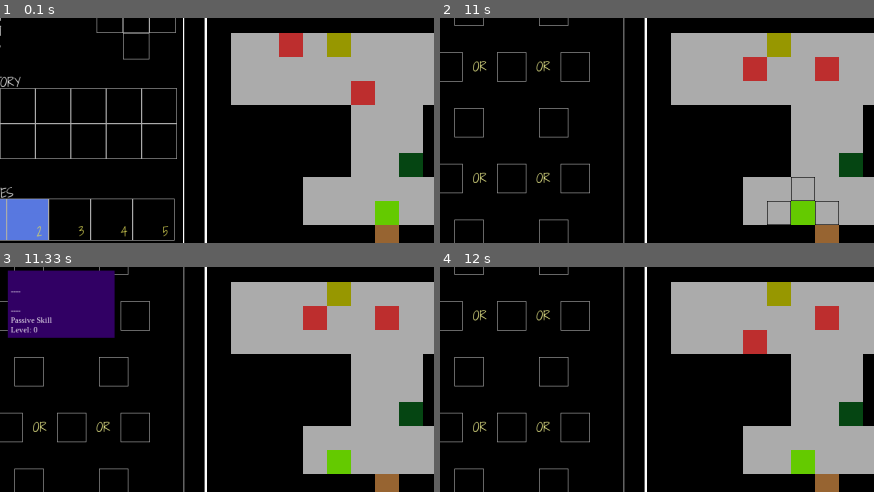
Above: before the commit, frames 1-4 (two rows, left to right).
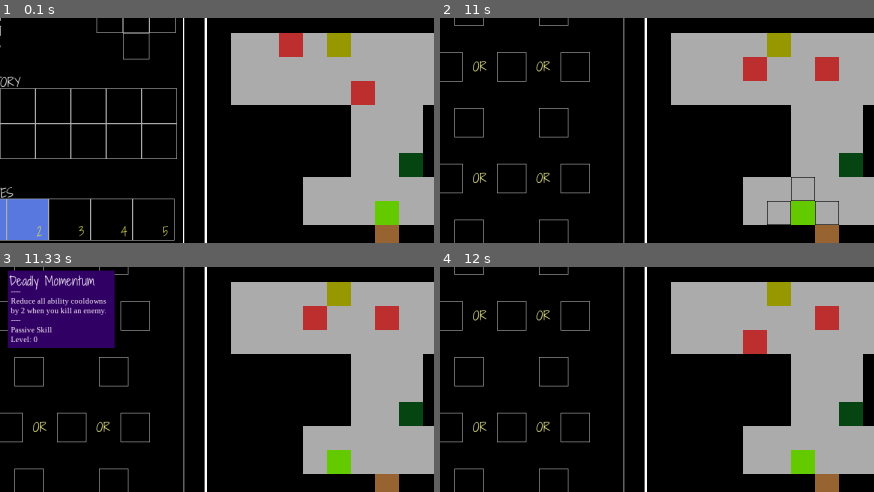
Above: after the commit, the same moments.

Repository: sohraub/untitled_pygame
Game: pygame game, started from main.py
The game is run twice, just before and just after one commit, with the same random seed, the same clock (stepped at 60 frames per second) and the same inputs.
Inputs (mouse positions are % of the whole screen's width and height, from its top left):
- Up to frame 1 (0.1 s): no input
- Up to frame 2 (11 s): hold Left 0.33-0.87 s; hold Down 0.9-1.2 s; tap 2 at 1.05, 2.15 s; click (47, 73) at 1.33 s; click (14, 50) at 1.72 s; hold Left 2-2.4 s; hold Up 2.43-2.8 s; tap T at 2.58, 4.02, 5.28, 6.45, 7.85, 10.05 s; hold Right 2.83-3.47 s; tap 1 at 2.98, 4.42, 5.78, 6.95, 8.18, 9.32, 10.72 s; click (14, 50) at 3.62 s; hold Down 3.87-4.23 s; hold Left 4.27-4.73 s; click (16, 64) at 4.88 s; hold Right 5.13-5.6 s; hold Up 5.63-5.93 s; move the mouse to (88, 84) at 5.97 s; click (88, 84) at 6.07 s; hold Right 6.3-6.77 s; hold Left 6.8-7.33 s; click (24, 74) at 7.47 s; hold Down 7.7-8 s; hold Left 8.03-8.43 s; click (87, 62) at 8.58 s; click (19, 30) at 8.88 s; hold Up 9.17-9.53 s; move the mouse to (13, 74) at 9.57 s; click (13, 74) at 9.67 s; hold Right 9.9-10.53 s; hold Down 10.57-10.93 s; move the mouse to (19, 54) at 10.97 s
- Up to frame 3 (11.33 s): click (19, 54) at 11.07 s; hold Left from 11.3 s (still down)
- Up to frame 4 (12 s): tap T at 11.45 s; release Left at 11.77 s; hold Right from 11.8 s (still down); tap 1 at 11.95 s
The pictures show only the part of the screen within x 5-55%, y 29-79%; the shares and areas given below are measured in that part.

Frames 1-2 are identical in both runs. In frame 3, 2.6% of the frame differs, in the area x 1-27%, y 3-36%; in frame 4, nothing differs.

Commit message:
added some flavour text to the existing enemies, modified the logic to render that text to work with the parse_description() function, and also finally adjusted the position of the initial window

Diff:
--- a/element_lists/enemy_list.py
+++ b/element_lists/enemy_list.py
@@ -11,12 +11,16 @@
 
 
 large_rat = Enemy(display_name='Large Rat', name='large_rat',
-                  attributes={'str':5, 'dex':2, 'int': 1, 'end':3, 'vit':5, 'wis':1})
+                  attributes={'str':5, 'dex':2, 'int': 1, 'end':3, 'vit':5, 'wis':1,},
+                  flavour_text='Not used to seeing rats this big. The smell of decay and the patchiness of its fur '
+                               'suggests some kind of disease.')
 
-zombie = Enemy(display_name='Zombie', name='zombie',
-               attributes={'str':6, 'dex':3, 'int':2, 'end':3, 'vit':6, 'wis':2})
+skeleton = Enemy(display_name='Skeleton', name='skeleton',
+                 attributes={'str':6, 'dex':3, 'int':2, 'end':3, 'vit':6, 'wis':2},
+                 flavour_text="The stories you've heard don't do the real thing any justice. Rotten pieces of meat "
+                              "are visible and pungent, still attached to the bone.")
 
 
 # Enemies will be grouped by tier, and when enemies are generated, the Game class will pull randomly
 # from the appropriately-tiered list.
-tier_1 = [large_rat, zombie]
+tier_1 = [large_rat, skeleton]
--- a/element_lists/passive_abilities.py
+++ b/element_lists/passive_abilities.py
@@ -4,7 +4,7 @@
 calculated_strikes = PassiveAbility(name='Calculated Strikes', description='Increases your critical-hit rate by {} %.',
                                     mod_group='combat', specific_mod='crit_rate', value=3)
 
-bloodthirst = PassiveAbility(name='Bloodthirst', description='Gain {} HP when you kill an enemy.',
+bloodthirsty = PassiveAbility(name='Bloodthirsty', description='Gain {} HP when you kill an enemy.',
                              mod_group='on_kill', specific_mod='gain_hp', value=2)
 
 deadly_momentum = PassiveAbility(name='Deadly Momentum',
--- a/game_elements/classes/warrior.py
+++ b/game_elements/classes/warrior.py
@@ -90,7 +90,7 @@
                           targeting_function_params={'radius': 4}, function=leap_slam_func, level=0, cooldown=10,
                           save_target=True, multi_target=[(1, 0), (0, 1), (-1, 0), (0, -1)])
 
-from element_lists.passive_abilities import calculated_strikes, bloodthirst, deadly_momentum, thick_skin
+from element_lists.passive_abilities import calculated_strikes, bloodthirsty, deadly_momentum, thick_skin
 
 SKILL_TREE = {
     "active_1": [
@@ -133,11 +133,11 @@
     ],
     "passive_2": [
         {
-            'ability': PassiveAbility(),
+            'ability': bloodthirsty,
             'level_prereq': 5,
         },
         {
-            'ability': PassiveAbility(),
+            'ability': deadly_momentum,
             'level_prereq': 5,
         }
     ],
--- a/rendering/misc_panel_renderer.py
+++ b/rendering/misc_panel_renderer.py
@@ -4,6 +4,7 @@
 
 from config import WINDOW_HEIGHT, WINDOW_LENGTH, TOP_LEFT_X, SIDE_PANEL_HEIGHT, SIDE_PANEL_LENGTH
 from rendering.window_renderer import MAIN_WINDOW, FONT_15, FONT_20, FONT_30, FONT_TNR_12
+from utility_functions import parse_description
 
 """
 Module which handles all of the rendering for the miscellaneous panel on the right side of the window.
@@ -72,12 +73,14 @@
         health_text = 'This creature is on the brink of death.'
 
     enemy_name = FONT_20.render(enemy_dict['name'], 1, colors.WHITE)
-    flavour_text = FONT_15.render(enemy_dict['flavour_text'], 1, colors.WHITE)
+    parsed_flavour_text = parse_description(enemy_dict['flavour_text'], char_limit=55)
+    flavour_text = [FONT_15.render(line, 1, colors.WHITE) for line in parsed_flavour_text]
     health_indicator = FONT_15.render(health_text, 1, colors.WHITE)
 
     MAIN_WINDOW.blit(enemy_name, (PORTRAIT_TOP_LEFT_X + PORTRAIT_LENGTH + 5, PORTRAIT_TOP_LEFT_Y))
-    MAIN_WINDOW.blit(flavour_text, (PORTRAIT_TOP_LEFT_X, PORTRAIT_TOP_LEFT_Y + PORTRAIT_HEIGHT + 3))
-    MAIN_WINDOW.blit(health_indicator, (PORTRAIT_TOP_LEFT_X, PORTRAIT_TOP_LEFT_Y + PORTRAIT_HEIGHT + 45))
+    for i, string in enumerate(flavour_text):
+        MAIN_WINDOW.blit(string, (PORTRAIT_TOP_LEFT_X, PORTRAIT_TOP_LEFT_Y + PORTRAIT_HEIGHT + 3 + 16 * i))
+    MAIN_WINDOW.blit(health_indicator, (PORTRAIT_TOP_LEFT_X, PORTRAIT_TOP_LEFT_Y + PORTRAIT_HEIGHT + 45 + 16 * i))
     if len(enemy_dict['buffs']) + len(enemy_dict['debuffs']) > 0:
         render_enemy_statuses(buffs=enemy_dict['buffs'], debuffs=enemy_dict['debuffs'])
 
--- a/rendering/window_renderer.py
+++ b/rendering/window_renderer.py
@@ -1,3 +1,4 @@
+import os
 import pygame as pg
 
 import colors
@@ -9,6 +10,7 @@
 general functions that are useful for all rendering modules.
 """
 
+os.environ['SDL_VIDEO_WINDOW_POS'] = "25, 45"
 pg.init()
 MAIN_WINDOW = pg.display.set_mode((WINDOW_LENGTH, WINDOW_HEIGHT))
 MAIN_WINDOW.fill(colors.BLACK)
